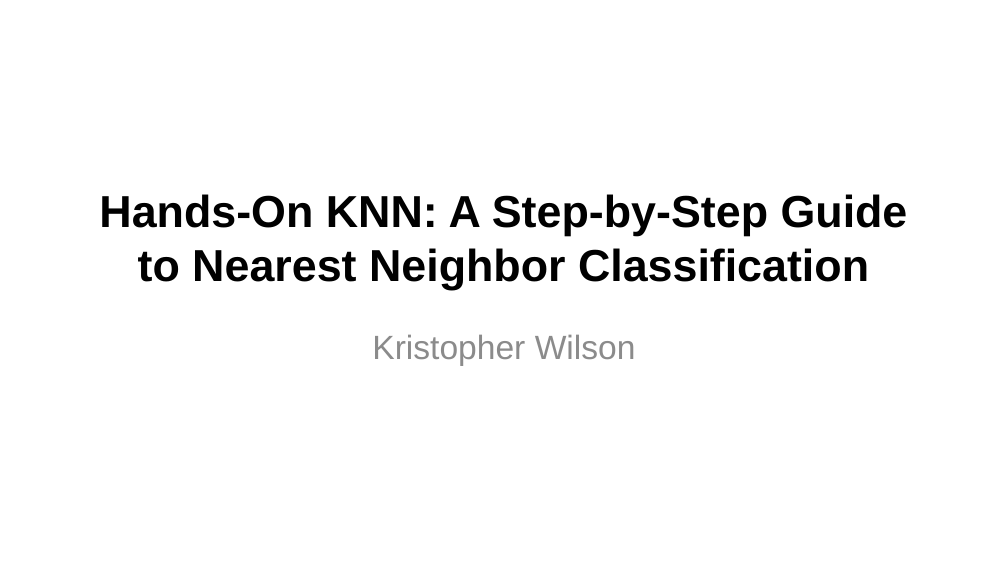
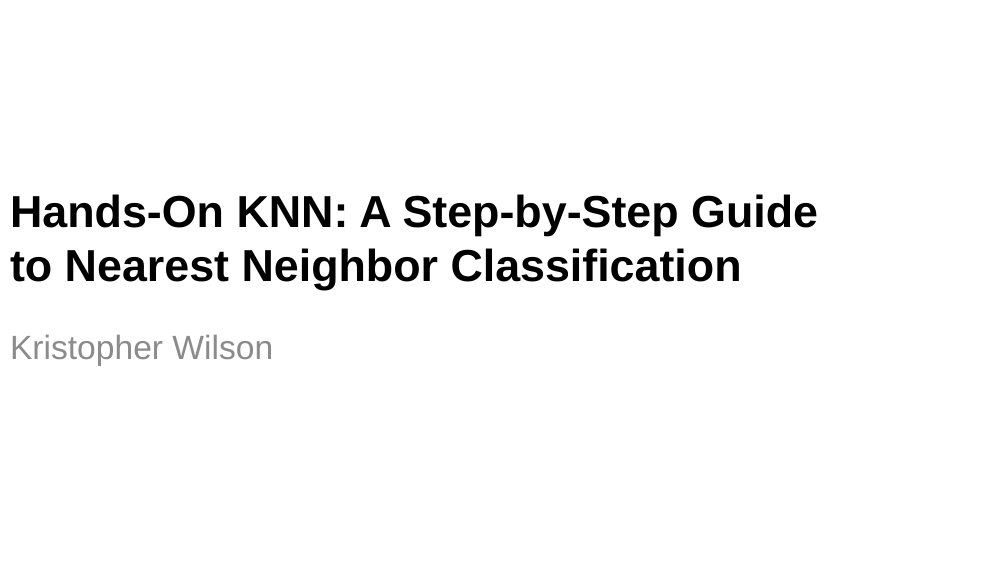
Before and after one commit to krisawilson/knn-workshop-spr25, a slide deck: slide 1 of k-nearest-neighbors.pptx. Drawn at 1008x567 pixels with LibreOffice and Linux fonts; fonts in the diff are those of the drawing; background and template pictures are left out. Boxes give left, top, right and bottom in pixels: in the first picture for what was removed or moved away, otherwise in the second. Text is boxed around its words. In the diff, an @@ line names an element or a change of style, - is before the commit and + after.

```diff
--- a/k-nearest-neighbors.pptx
+++ b/k-nearest-neighbors.pptx
@@ title "Hands-On KNN: A Step-by-Step Guide ...": place and size @@
-title "Hands-On KNN: A Step-by-Step Guide ..." at [99,194,908,290]
+title "Hands-On KNN: A Step-by-Step Guide ..." at [10,194,818,290]
@@ title "Hands-On KNN: A Step-by-Step Guide ..." at [10,194,818,290]: alignment centre to left @@
@@ subtitle "Kristopher Wilson" at [10,334,273,366]: alignment centre to left @@
@@ subtitle "Kristopher Wilson": place and size @@
-subtitle "Kristopher Wilson" at [372,334,636,366]
+subtitle "Kristopher Wilson" at [10,334,273,366]
```
Also in this commit, not shown: 6 other slides changed, 10 slides added, 5 slides removed, 1 other file.
